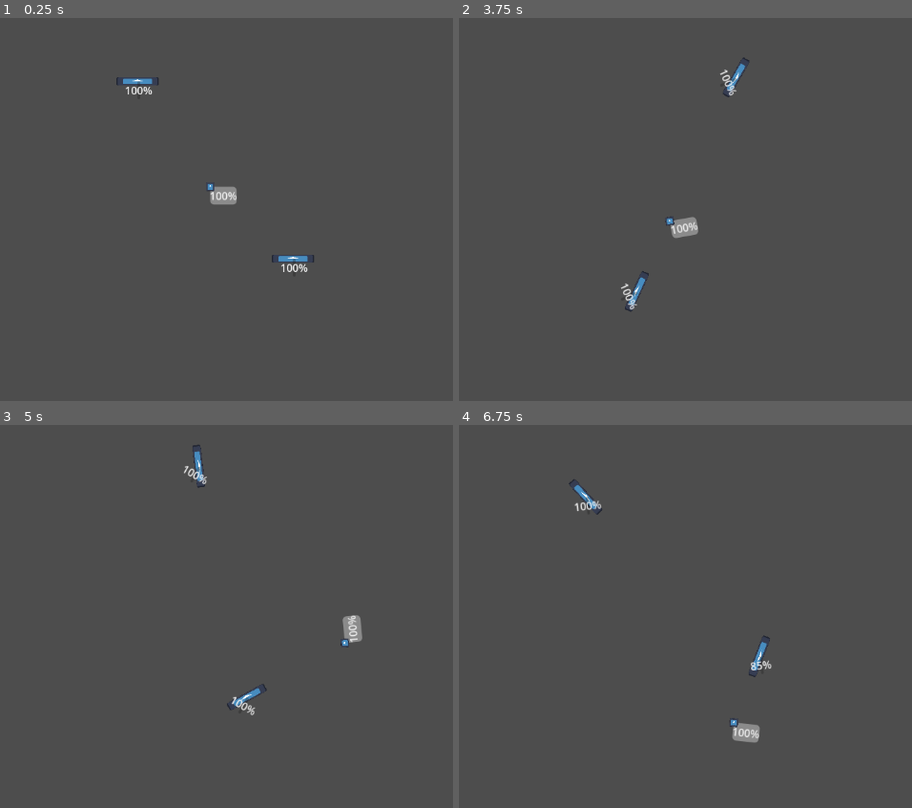
Above: before the commit, frames 1-4 (two rows, left to right).
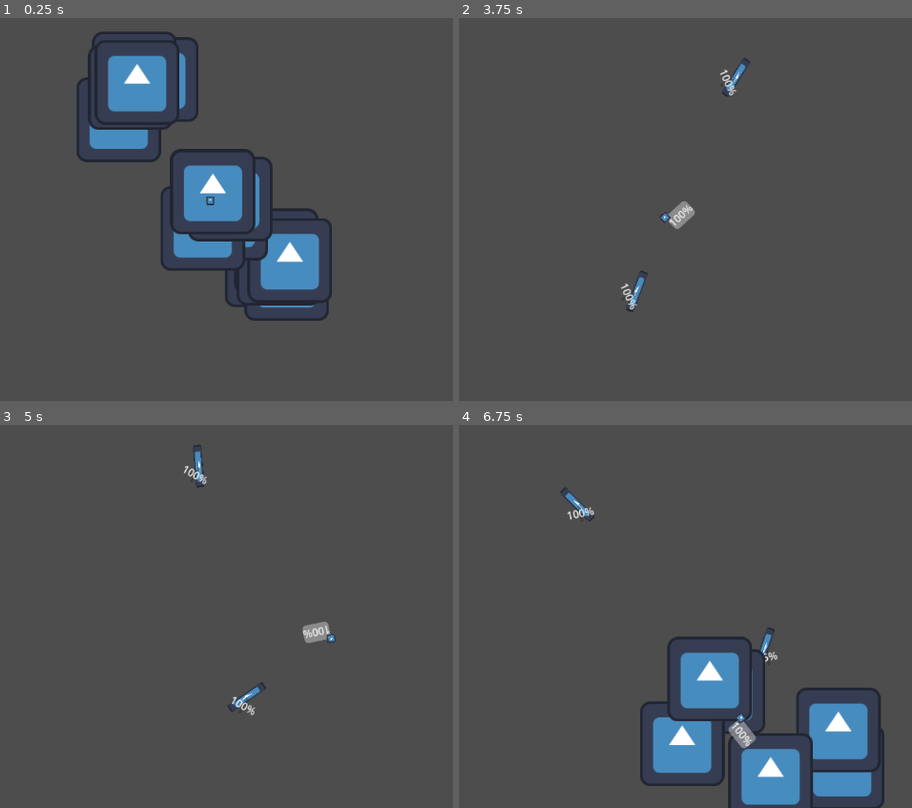
Above: after the commit, the same moments.

Repository: The-Churrosaur/GMTK2023
Game: Godot game, scene res://maps/test_map_2d.tscn
The game is run twice, just before and just after one commit, with the same random seed, the same clock (stepped at 60 frames per second) and the same inputs. The engine's default icon, where the game draws it, is replaced by a stand-in: a white triangle on a blue panel in a dark square.
Inputs:
- Up to frame 1 (0.25 s): no input
- Up to frame 2 (3.75 s): tap Enter (ui_accept) at 0.5, 0.77, 1.52, 3.02 s; hold Right (ui_right) 0.53-1.28 s; hold Left (ui_left) 1.28-2.03 s; hold Right (ui_right) 2.03-3.53 s; hold Left (ui_left) from 3.53 s (still down)
- Up to frame 3 (5 s): keep holding Left (ui_left); tap Enter (ui_accept) at 3.77, 4.52 s
- Up to frame 4 (6.75 s): release Left (ui_left) at 5.78 s; hold Right (ui_right) from 5.78 s (still down); tap Enter (ui_accept) at 6.02 s

The runs differ from the first frame. In frame 1, 11% of the frame differs, in the area x 16-74%, y 3-80%; in frame 2, 0.5%; in frame 3, 0.7%; in frame 4, 11%, in the area x 22-94%, y 14-100%.

Commit message:
particles

Diff:
--- a/entities/enemies/enemy_shooter.tscn
+++ b/entities/enemies/enemy_shooter.tscn
@@ -23,6 +23,9 @@
 
 [node name="weapon" parent="StaticBody2D8" instance=ExtResource("2_8butt")]
 
+[node name="CycleTimer" parent="StaticBody2D8/weapon" index="1"]
+wait_time = 2.0
+
 [node name="health_bar" parent="StaticBody2D8" node_paths=PackedStringArray("health") instance=ExtResource("3_0yhvw")]
 health = NodePath("../health")
 metadata/_edit_use_anchors_ = true
--- a/entities/rolly_boy.tscn
+++ b/entities/rolly_boy.tscn
@@ -41,7 +41,6 @@
 
 [node name="Spinner" parent="." node_paths=PackedStringArray("body") instance=ExtResource("5_7705p")]
 body = NodePath("..")
-factor = 0.0002
 
 [node name="CollisionShape2D2" type="CollisionShape2D" parent="Spinner"]
 shape = SubResource("CircleShape2D_yfap6")
--- a/ux/health_bar.gd
+++ b/ux/health_bar.gd
@@ -13,13 +13,15 @@
 
 func _on_health_changed(amount, max):
 
-	await _pause_juice_coroutine()
+	await _pause_juice_coroutine(value - amount)
 
 	max_value = max
 	value = amount
 
-func _pause_juice_coroutine():
+func _pause_juice_coroutine(delta):
 
 	get_tree().paused = true
-	await get_tree().create_timer(0.1).timeout
+	await get_tree().create_timer(0.01 * delta).timeout
 	get_tree().paused = false
+
+	$CPUParticles2D.emitting = true
--- a/ux/health_bar.tscn
+++ b/ux/health_bar.tscn
@@ -1,6 +1,18 @@
-[gd_scene load_steps=2 format=3 uid="uid://qs1jfcm7hsx4"]
+[gd_scene load_steps=3 format=3 uid="uid://qs1jfcm7hsx4"]
 
 [ext_resource type="Script" path="res://ux/health_bar.gd" id="1_nl5c8"]
+[ext_resource type="Texture2D" uid="uid://bjt0168kxffio" path="res://assets/icon.svg" id="2_fk22x"]
 
 [node name="health_bar" type="ProgressBar"]
 script = ExtResource("1_nl5c8")
+
+[node name="CPUParticles2D" type="CPUParticles2D" parent="."]
+emitting = false
+one_shot = true
+explosiveness = 0.6
+texture = ExtResource("2_fk22x")
+emission_shape = 1
+emission_sphere_radius = 16.51
+spread = 180.0
+initial_velocity_min = 197.4
+initial_velocity_max = 227.71
